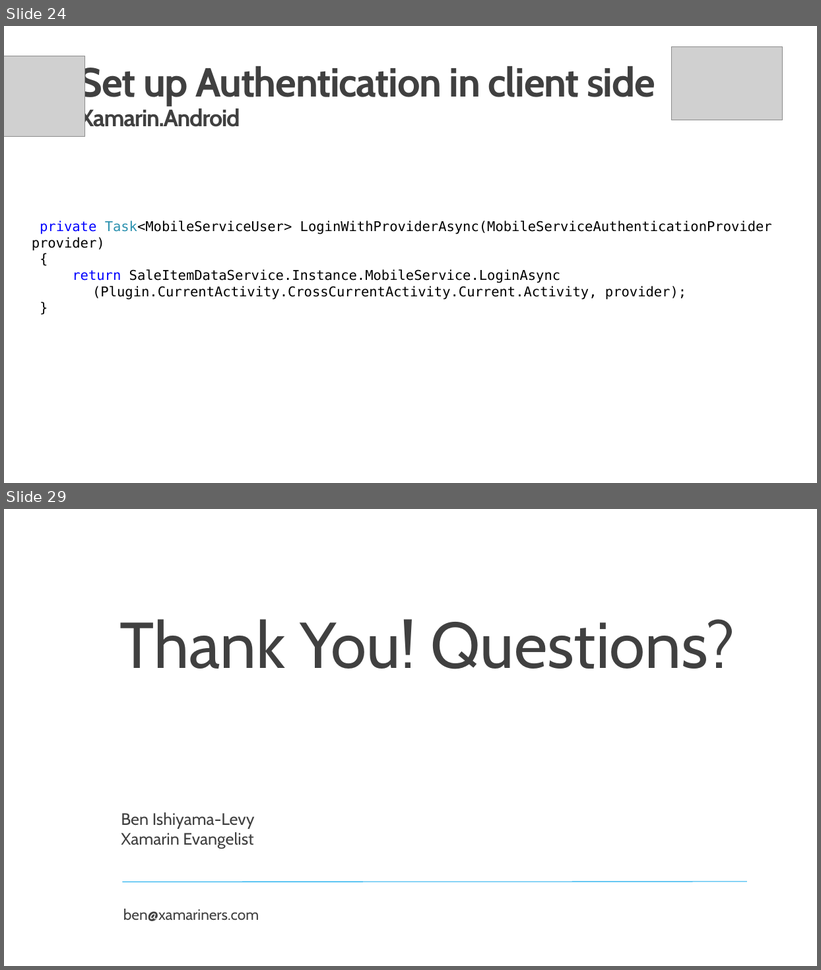
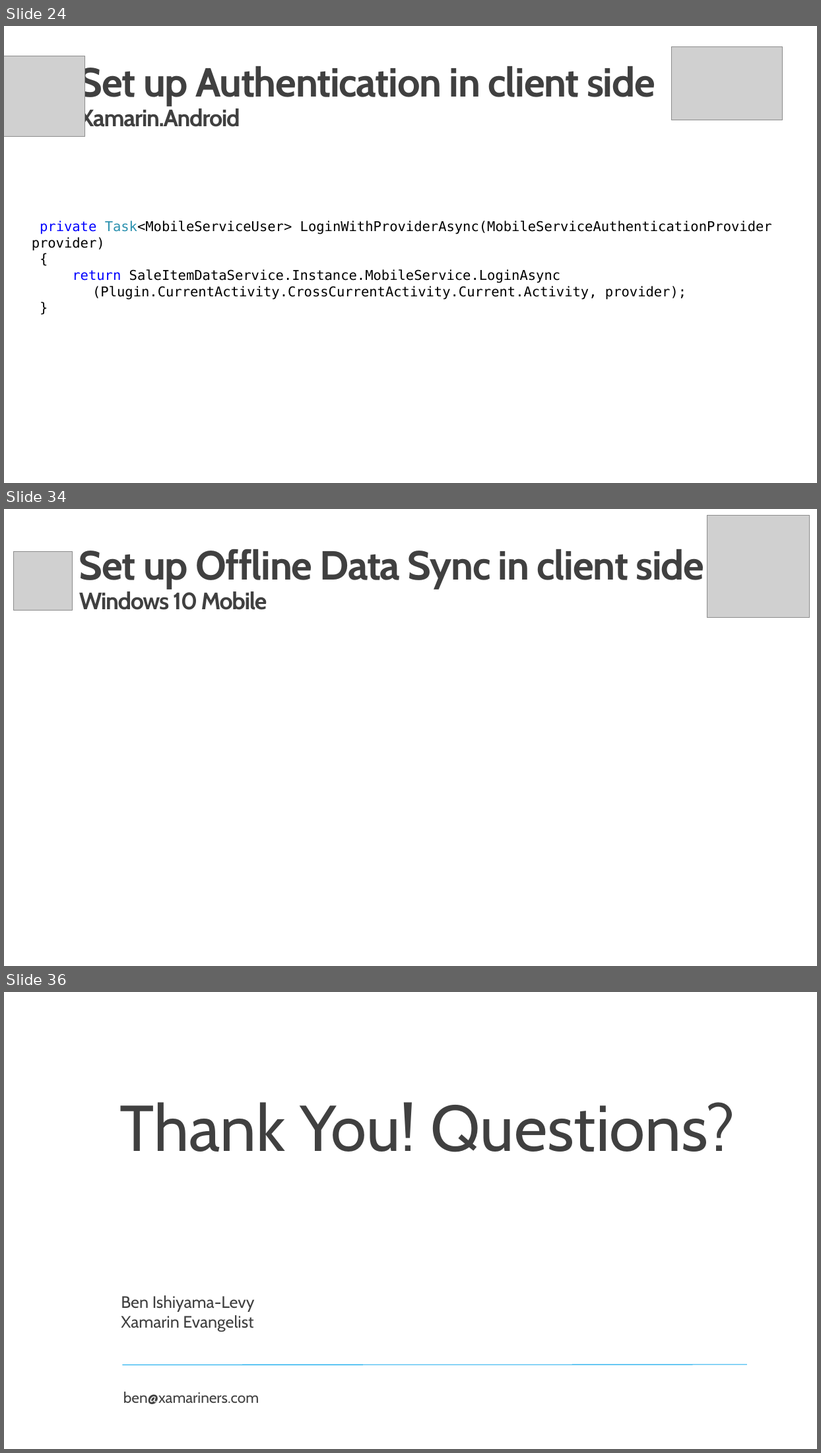
Before and after one commit to InnovativeTechies/XamarinAzure_ShoppingDemoApp, a slide deck: media/Xamarin+Azure.pptx. Shown one above the other, each under a label of ours: slides 24 and 29 before the commit, slides 24, 34 and 36 after it; the slides between them are not shown. The pictures are 821x970 and 821x1453 pixels, drawn with LibreOffice and Linux fonts; fonts in the diff are those of the drawing; grey boxes stand for pictures; background and template pictures are left out. Boxes give left, top, right and bottom in pixels: in the first picture for what was removed or moved away, otherwise in the second. Text is boxed around its words. In the diff, an @@ line names an element or a change of style, - is before the commit and + after.

```diff
--- a/media/Xamarin+Azure.pptx
+++ b/media/Xamarin+Azure.pptx
@@ slide 34 added at bbox=[4, 509, 817, 966], background picture (left out) @@
@@ picture added at bbox=[708, 515, 809, 617] @@
@@ picture added at bbox=[14, 551, 73, 610] @@
@@ text added at bbox=[79, 549, 704, 610], 48 pt, text #404040, bold @@
+Set up Offline Data Sync in client side
+Windows 10 Mobile
@@ what was slide 29 is now slide 36 @@
```
Also in this commit, not shown: 5 slides changed, 7 other slides added, 1 slide removed.
